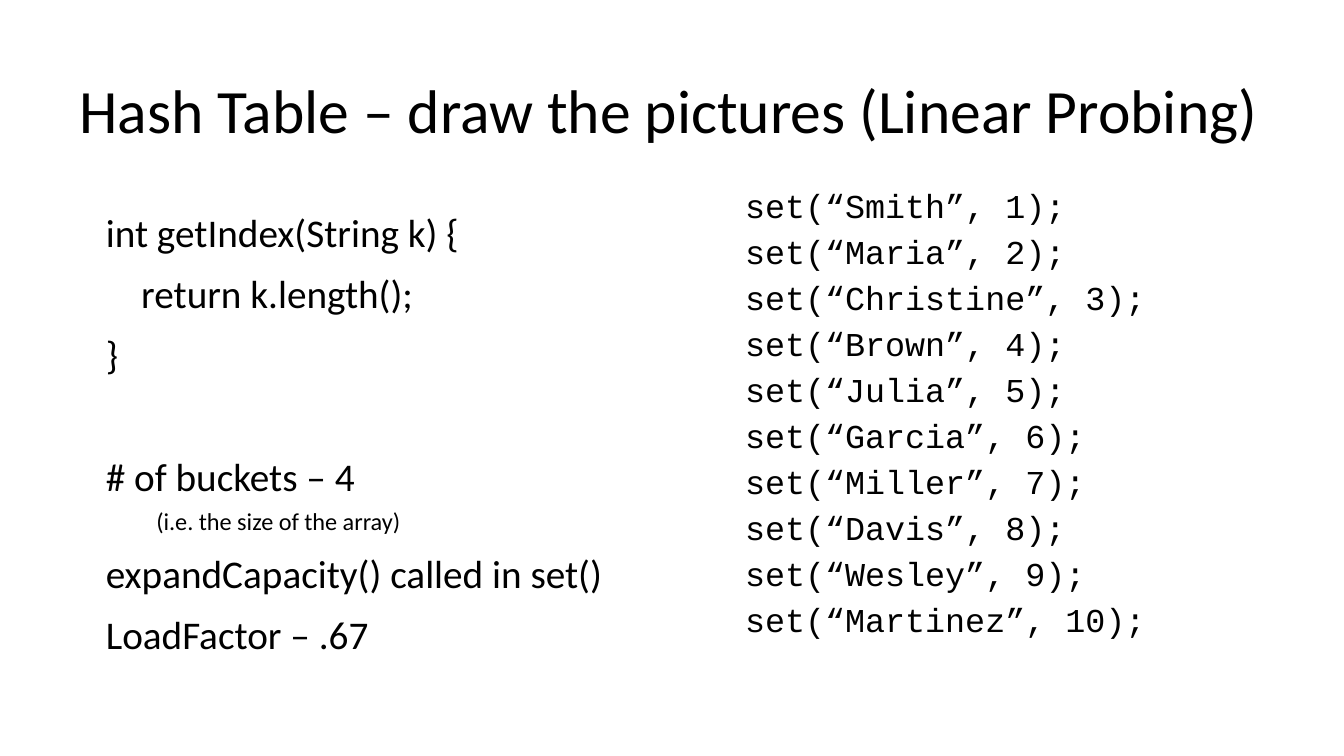
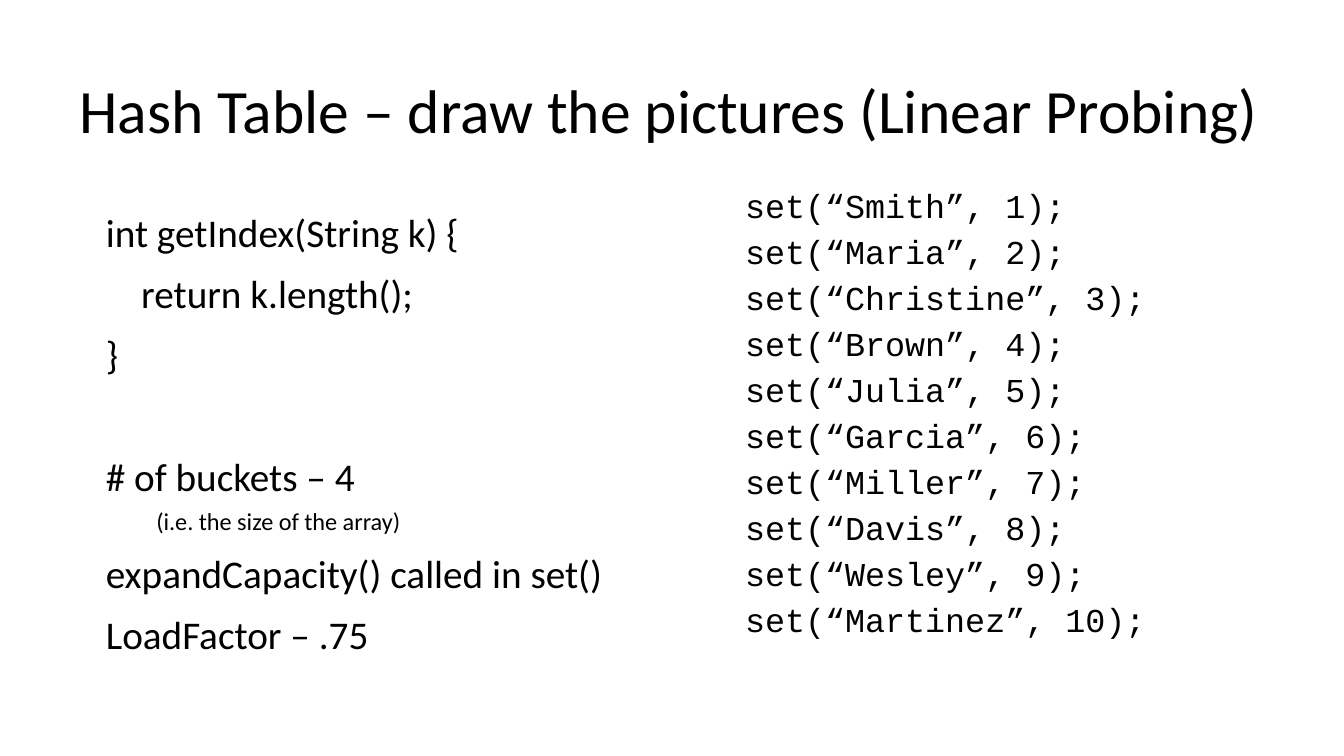
Before and after one commit to ucsd-cse12-w21/ucsd-cse12-w21.github.io, a slide deck: slide 8 of lectures/lecture-17/Live-B00-Cao/Lecture 17 - Lecture.pptx. Drawn at 1344x756 pixels with LibreOffice and Linux fonts; fonts in the diff are those of the drawing. Boxes give left, top, right and bottom in pixels: in the first picture for what was removed or moved away, otherwise in the second. Text is boxed around its words. In the diff, an @@ line names an element or a change of style, - is before the commit and + after.

```diff
--- a/lectures/lecture-17/Live-B00-Cao/Lecture 17 - Lecture.pptx
+++ b/lectures/lecture-17/Live-B00-Cao/Lecture 17 - Lecture.pptx
@@ text at [106,621,369,650]: text changed @@
-LoadFactor – .67
+LoadFactor – .75
```
Also in this commit, not shown: 11 other slides changed, 1 slide removed, 1 other file.
